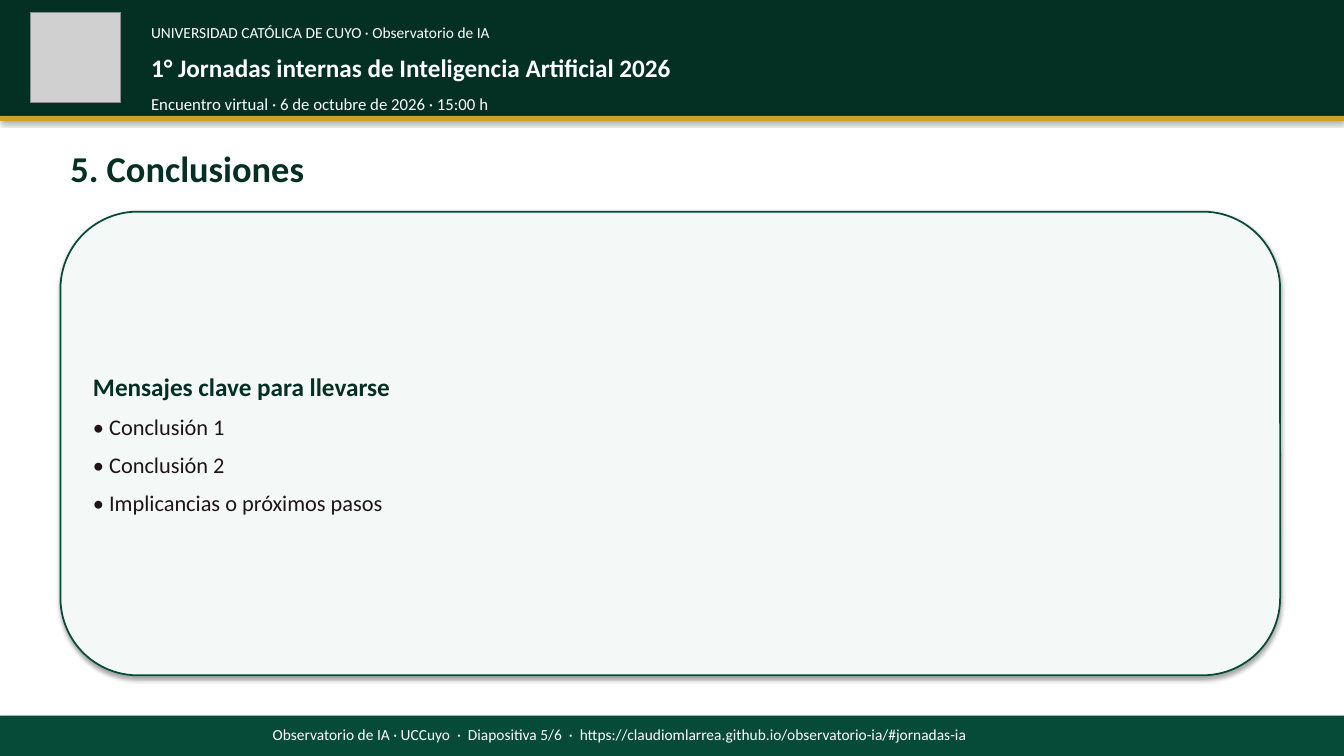
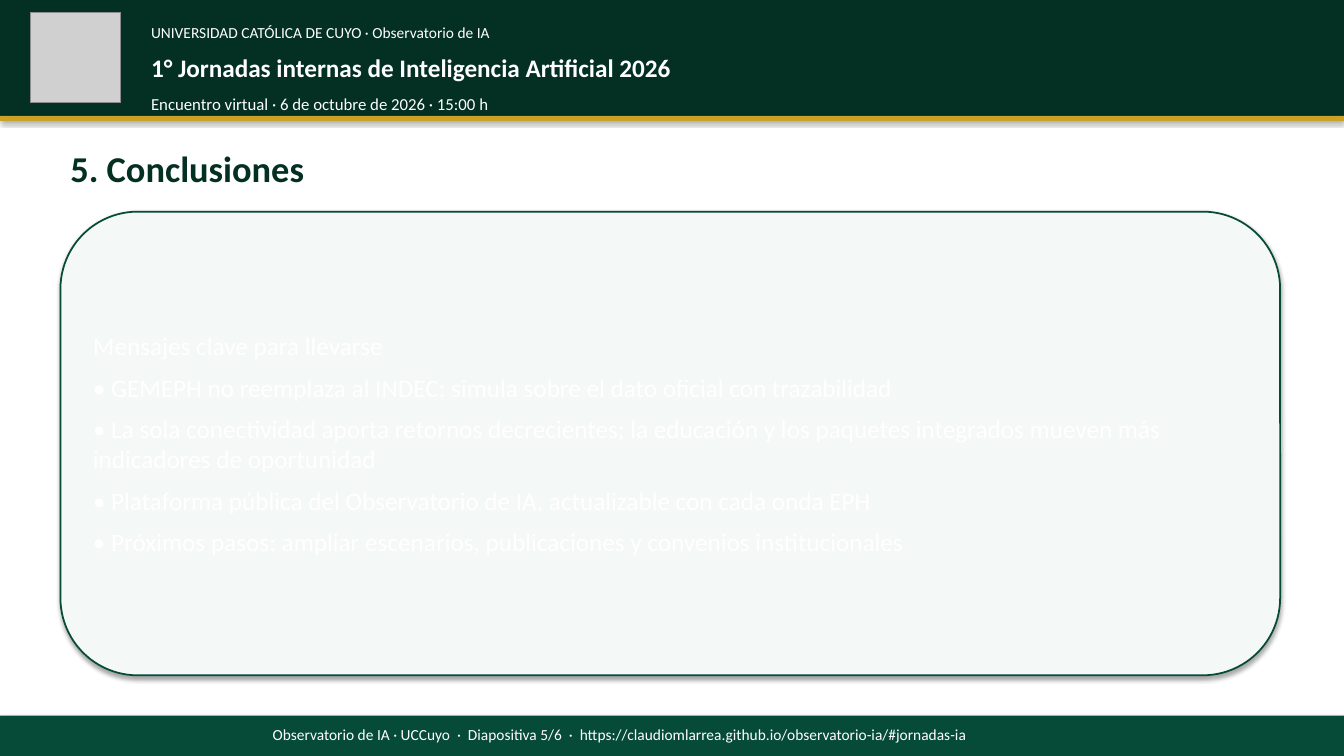
Before and after one commit to claudiomlarrea/eph-analyzer, a slide deck: slide 5 of JORNADAS IA 2026/plantilla-presentacion-jornadas-ia-2026.pptx. Drawn at 1344x756 pixels with LibreOffice and Linux fonts; fonts in the diff are those of the drawing; grey boxes stand for pictures. Boxes give left, top, right and bottom in pixels: in the first picture for what was removed or moved away, otherwise in the second. Text is boxed around its words. In the diff, an @@ line names an element or a change of style, - is before the commit and + after.

```diff
--- a/JORNADAS IA 2026/plantilla-presentacion-jornadas-ia-2026.pptx
+++ b/JORNADAS IA 2026/plantilla-presentacion-jornadas-ia-2026.pptx
@@ text in rounded rectangle at [93, 378, 390, 515]: text removed @@
-Mensajes clave para llevarse
-• Conclusión 1
-• Conclusión 2
-• Implicancias o próximos pasos
```
Also in this commit, not shown: 5 other slides changed, 2 other files.
